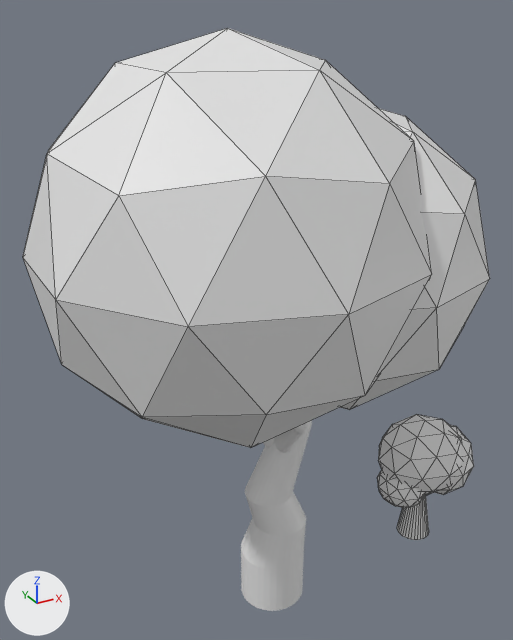
One commit to the Blender file tree.blend: the scene before it, then after it.
Camera for both pictures: a camera (50 mm lens) standing at (-20.78, -27.02, 30.54) and looking at (-5.07, 1.54, 16.26). The lights are fixed; the arrows at lower left show +X, +Y and +Z. The first picture is the older version. Mesh edges are drawn as thin lines on the coarser meshes.
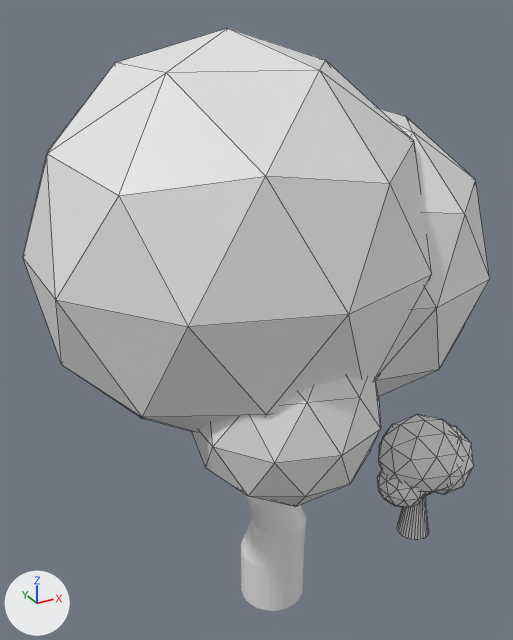
Where the change shows, as pixel boxes [x1, y1, x2, y2] in the pictures (513 x 640 px):
'Icosphere.002', added
    after: [192, 377, 381, 507]

Patch to the scene script:
```diff
--- a/tree.blend.py
+++ b/tree.blend.py
@@ ob_icosphere_002 @@
+ob_icosphere_002 = bpy.data.objects.new('Icosphere.002', me_icosphere_004.copy())  # the mesh of ob_icosphere_001
+ob_icosphere_002.location = (-7.18, -4.76, 15.17)
+ob_icosphere_002.scale = (4.17, 4.17, 4.17)
```
